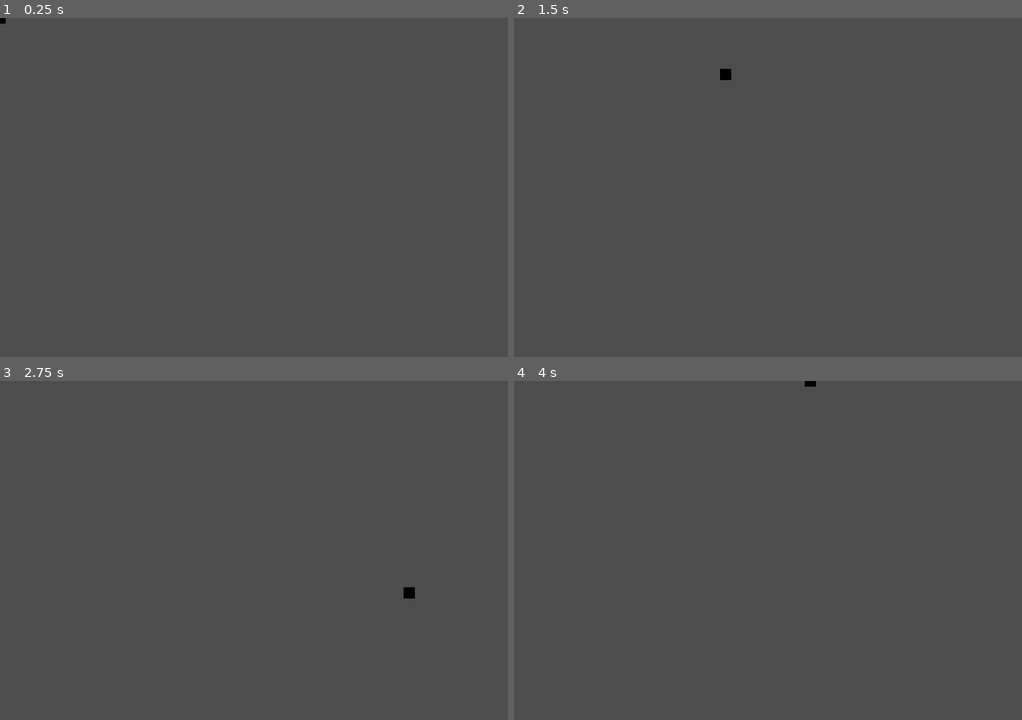
Above: before the commit, frames 1-4 (two rows, left to right).
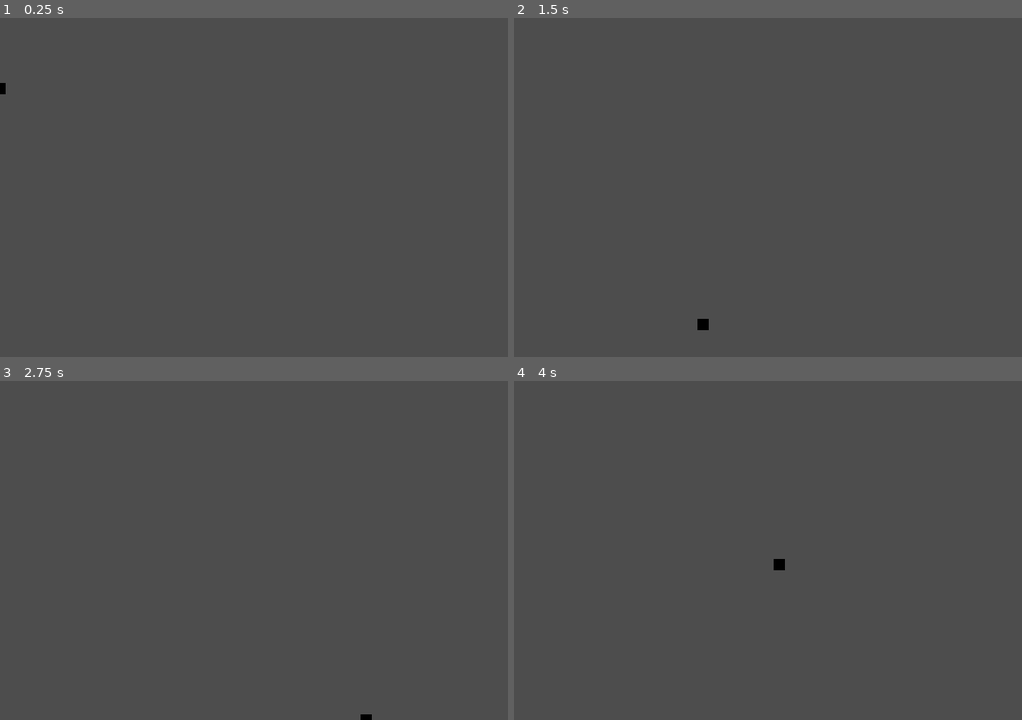
Above: after the commit, the same moments.

Repository: sidsenthilexe/untitled-platformer
Game: Godot game, scene res://main.tscn
The game is run twice, just before and just after one commit, with the same random seed, the same clock (stepped at 60 frames per second) and the same inputs. The project has no main scene, so this scene is started directly.
Inputs:
- Up to frame 1 (0.25 s): no input
- Up to frame 2 (1.5 s): hold Right (move_right) 0.53-1.28 s; hold Down (move_down) from 1.28 s (still down)
- Up to frame 3 (2.75 s): release Down (move_down) at 2.03 s; hold Right (move_right) from 2.03 s (still down)
- Up to frame 4 (4 s): release Right (move_right) at 2.78 s; hold Up (move_up) 2.78-3.53 s; hold Left (move_left) from 3.53 s (still down)

The runs differ from the first frame. In frame 1, less than 0.1% of the frame differs, in the area x 0-2%, y 0-23%; in frame 2, 0.1%, in the area x 36-43%, y 15-93%; in frame 3, 0.1%; in frame 4, 0.1%.

Commit message:
update 7 files

Diff:
--- a/untitled-platformer/player.gd
+++ b/untitled-platformer/player.gd
@@ -4,7 +4,7 @@
 
 @export var speed = 400
 var screen_size
-
+@export var player_gravity = 0.5
 # Called when the node enters the scene tree for the first time.
 func _ready() -> void:
 	screen_size = get_viewport_rect().size
@@ -22,6 +22,8 @@
 	if Input.is_action_pressed("move_up"):
 		velocity.y-=1
 
+	velocity.y+=player_gravity
+
 	if velocity.length() > 0:
 		velocity = velocity.normalized() * speed
 		$AnimatedSprite2D.play()
@@ -34,7 +36,6 @@
 func _on_body_entered(body: Node2D) -> void:
 	hide()
 	hit.emit()
-
 	$CollisionShape2D.set_deferred("disabled", true)
 
 func start(pos):
Not shown, changed: .gitignore
